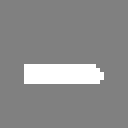
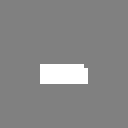
The second 128×128 image is a revision of the first. Changes to its layers:
added layer "Layer 3" above "Layer 5" over [84, 64, 88, 68]
renamed "Layer 2" to "Layer 5", hid it, painted on it over [24, 64, 104, 84]
